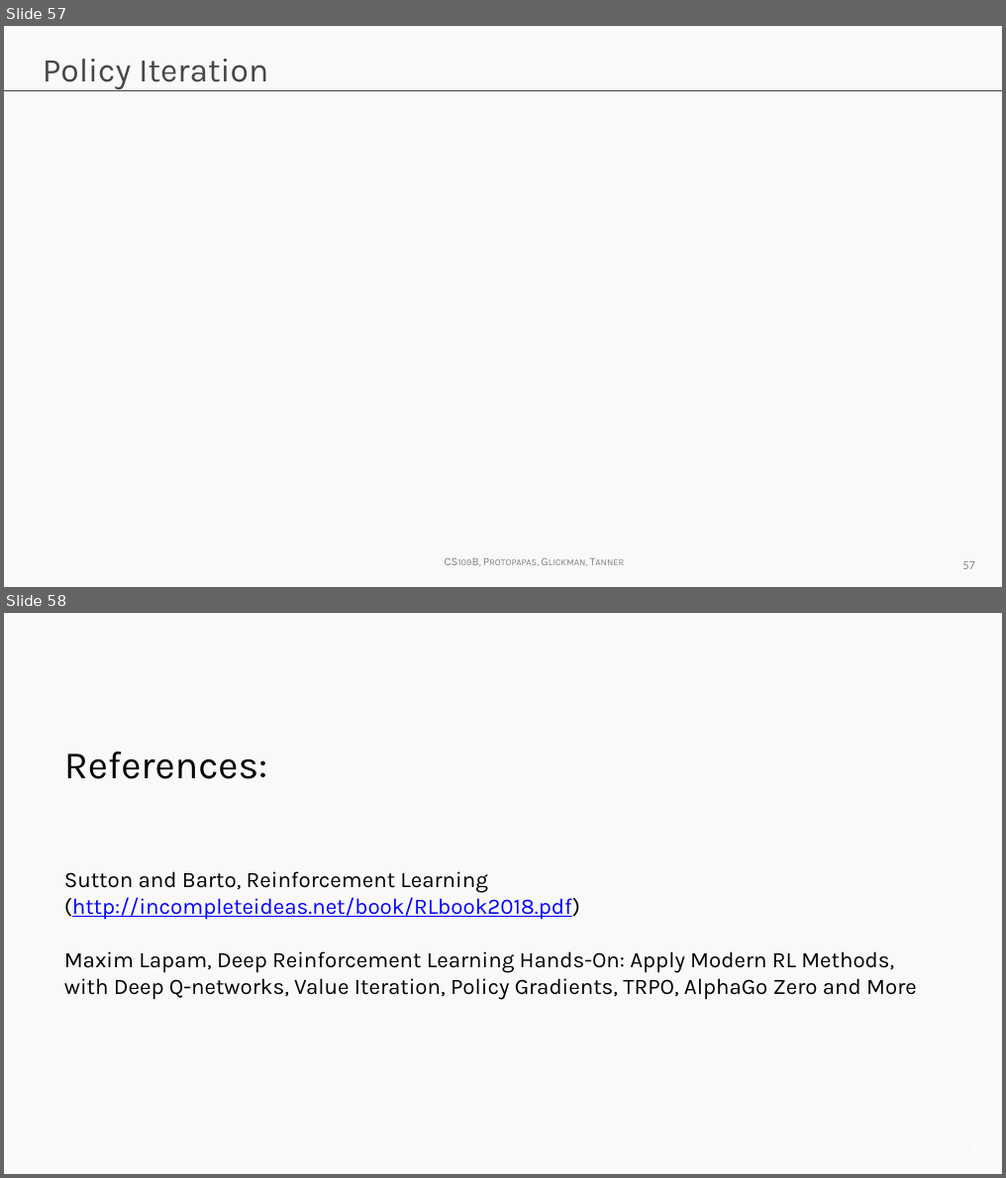
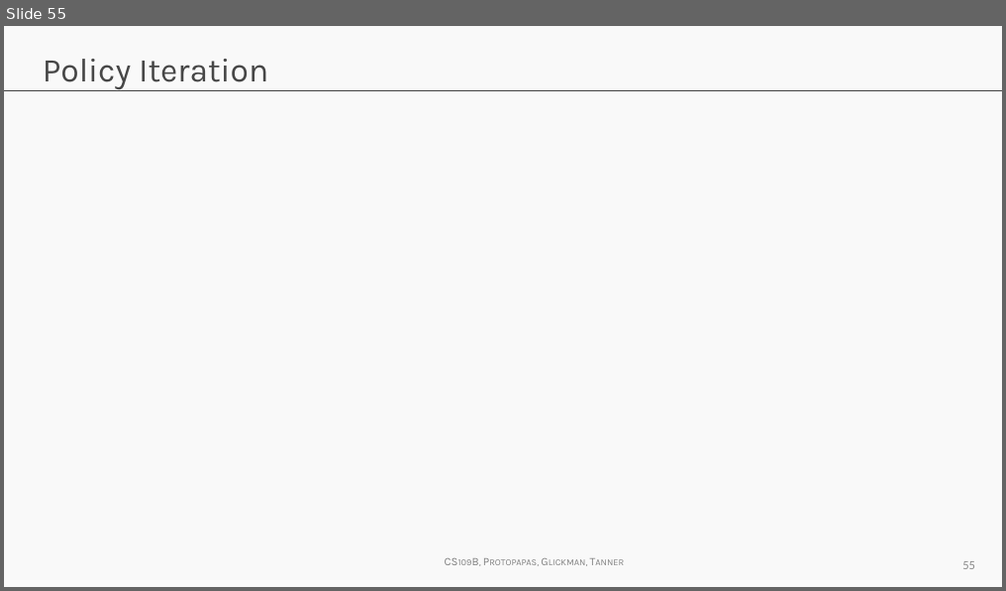
Before and after one commit to wfseaton/2020-CS109B, a slide deck: content/lectures/lecture20/presentation/cs109b_RL.pptx. Shown one above the other, each under a label of ours: slides 57 and 58 before the commit, slide 55 after it. The pictures are 1006x1178 and 1006x591 pixels, drawn with LibreOffice and Linux fonts; fonts in the diff are those of the drawing; grey boxes stand for pictures; background and template pictures are left out. Boxes give left, top, right and bottom in pixels: in the first picture for what was removed or moved away, otherwise in the second. Text is boxed around its words. In the diff, an @@ line names an element or a change of style, - is before the commit and + after.

```diff
--- a/content/lectures/lecture20/presentation/cs109b_RL.pptx
+++ b/content/lectures/lecture20/presentation/cs109b_RL.pptx
@@ slide 58 removed at bbox=[4, 613, 1002, 1174], background #F9F9F9 @@
@@ title removed at bbox=[64, 752, 917, 1000] @@
-References:
-Sutton and Barto, Reinforcement Learning (http://incompleteideas.net/book/RLbook2018.pdf)
-Maxim Lapam, Deep Reinforcement Learning Hands-On: Apply Modern RL Methods, with Deep Q-networks, Value Iteration, Policy Gradients, TRPO, AlphaGo Zero and More
@@ what was slide 57 is now slide 55 @@
@@ page number at bbox=[962, 562, 975, 570]: text changed @@
-57
+55
```
Also in this commit, not shown: 6 slides changed, 13 slides added, 6 other slides removed, 21 other files.
